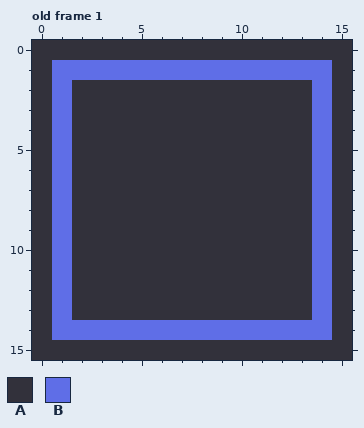
Pixel-art file: PayItForward/Sprites/grid_tile.aseprite. This is how it looked before the edit.
16x16 pixels, 6 frames. Shown: old frame 1. The commit also changed other frames, which this record leaves out.
Palette (. is transparent): A #32313b  B #5f6ee7
The same view after the edit:
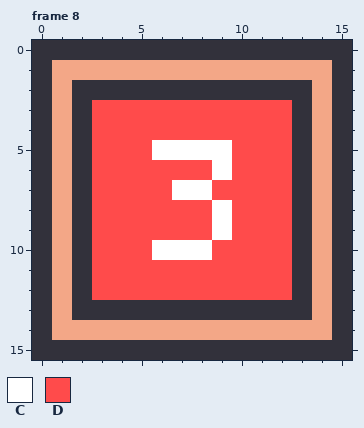
Colours new in this view: C #ffffff  D #ff4b4b
A new or re-ordered frame is compared with the old frame closest to it.
Change:
frames 6 -> 10
@@ palette @@
-B #5f6ee7
+B #f3a787
--- frame 8 is new; against old frame 1
@@ x 0..15 @@
  2 ABAAAAAAAAAAAABA
- 3 ABAAAAAAAAAAAABA
- 4 ABAAAAAAAAAAAABA
- 5 ABAAAAAAAAAAAABA
- 6 ABAAAAAAAAAAAABA
- 7 ABAAAAAAAAAAAABA
- 8 ABAAAAAAAAAAAABA
- 9 ABAAAAAAAAAAAABA
-10 ABAAAAAAAAAAAABA
-11 ABAAAAAAAAAAAABA
-12 ABAAAAAAAAAAAABA
+ 3 ABADDDDDDDDDDABA
+ 4 ABADDDDDDDDDDABA
+ 5 ABADDDCCCCDDDABA
+ 6 ABADDDDDDCDDDABA
+ 7 ABADDDDCCDDDDABA
+ 8 ABADDDDDDCDDDABA
+ 9 ABADDDDDDCDDDABA
+10 ABADDDCCCDDDDABA
+11 ABADDDDDDDDDDABA
+12 ABADDDDDDDDDDABA
 13 ABAAAAAAAAAAAABA
